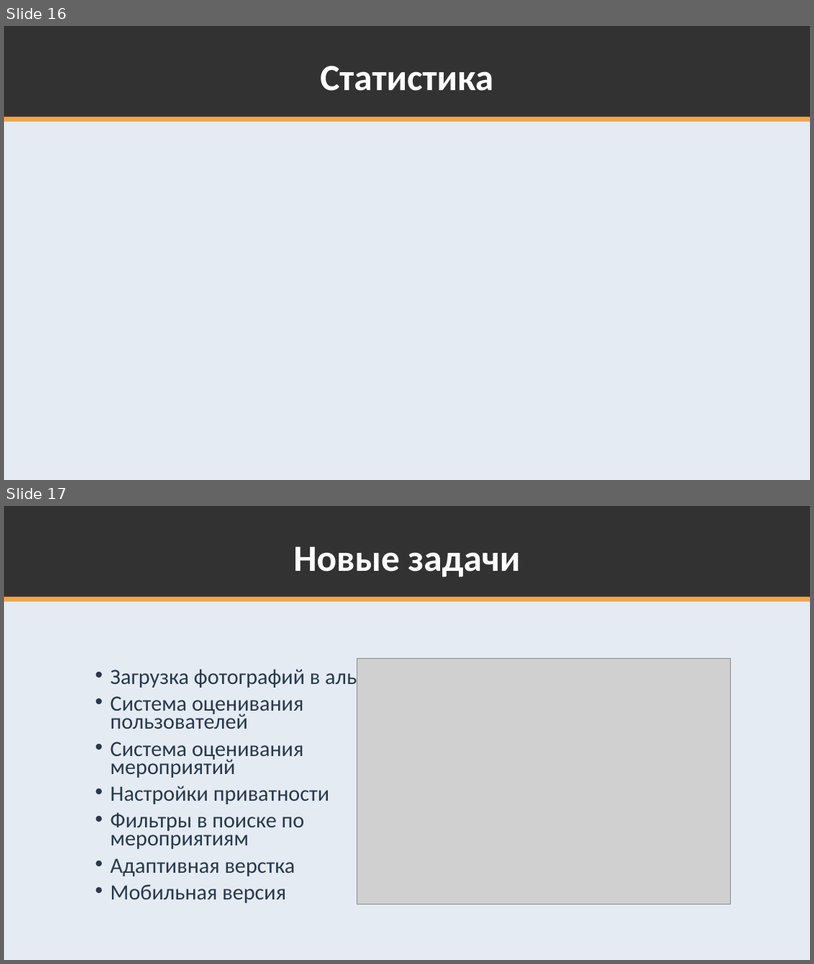
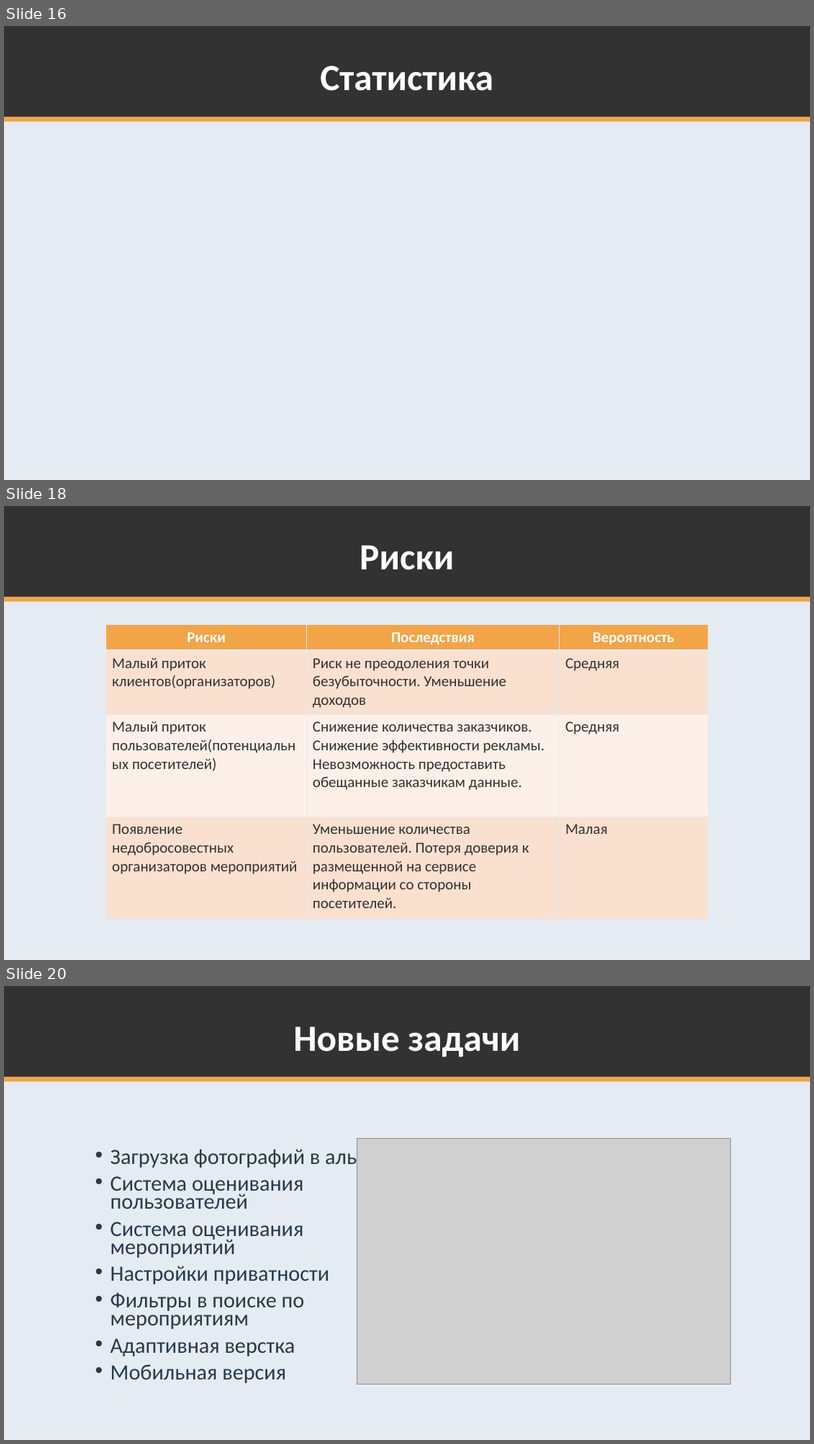
Before and after one commit to K224/TPKS, a slide deck: k224-docs/Servis_po_organizatsii_i_poisku_meropriaty_Par.pptx. Shown one above the other, each under a label of ours: slides 16 and 17 before the commit, slides 16, 18 and 20 after it; the slides between them are not shown. The pictures are 814x964 and 814x1444 pixels, drawn with LibreOffice and Linux fonts; fonts in the diff are those of the drawing; grey boxes stand for pictures. Boxes give left, top, right and bottom in pixels: in the first picture for what was removed or moved away, otherwise in the second. Text is boxed around its words. In the diff, an @@ line names an element or a change of style, - is before the commit and + after.

```diff
--- a/k224-docs/Servis_po_organizatsii_i_poisku_meropriaty_Par.pptx
+++ b/k224-docs/Servis_po_organizatsii_i_poisku_meropriaty_Par.pptx
@@ slide 18 added at (4, 506, 810, 960), background #E5EBF2; not listed: 3 template elements that a slide beside it also shows @@
@@ title added at (360, 545, 454, 570), 44 pt, text #FFFFFF, bold @@
+Риски
@@ table added at (106, 625, 709, 919), 4 rows, 3 columns @@
+Риски | Последствия | Вероятность
+Малый приток клиентов(организаторов) | Риск не преодоления точки безубыточности. Уменьшение доходов | Средняя
+Малый приток пользователей(потенциальных посетителей) | Снижение количества заказчиков. Снижение эффективности рекламы. Невозможность предоставить обещанные заказчикам данные. | Средняя
+Появление недобросовестных организаторов мероприятий | Уменьшение количества пользователей. Потеря доверия к размещенной на сервисе информации со стороны посетителей. | Малая
@@ what was slide 17 is now slide 20 @@
```
Also in this commit, not shown: 1 slide changed, 2 other slides added, 3 slides removed.
